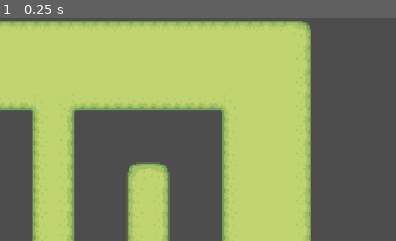
Above: before the commit, frame 1.
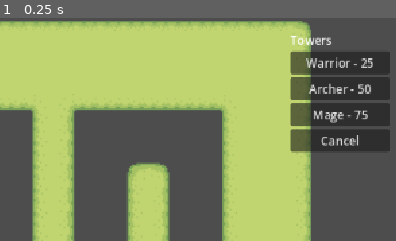
Above: after the commit, the same moment.

Repository: psvm203/rgb-defense
Game: Godot game, scene res://track/track.tscn
Two runs of this game, one before a commit and one after it. Both use one fixed random seed, a clock stepped at 60 frames per second and the inputs below.
Inputs:
- Up to frame 1 (0.25 s): no input
The pictures show only the part of the screen within x 50-100%, y 0-50%; the shares and areas given below are measured in that part.

The runs differ from the first frame. In frame 1, 9.8% of the frame differs, in the area x 73-99%, y 8-61%.

Commit message:
feat(tower): add tower selection UI with placement preview system
- Add ui/tower_panel with tower buttons (Warrior 25, Archer 50, Mage 75)
- Implement preview following mouse with grid snap
- Preview hidden on invalid positions (track, occupied, out of bounds)
- Fix grid snapping from roundi to floori for accurate cell boundaries
- Place towers via click with coin deduction and occupied cell tracking
- Right-click/ESC to cancel tower selection
- Towers added to "towers" group

Diff:
--- a/track/track.gd
+++ b/track/track.gd
@@ -45,10 +45,13 @@
 var _spawn_queue: Array[Vector3] = []
 var _spawn_timer: Timer
 var _mob_scene: PackedScene
+var _selected_tower_scene: PackedScene
+var _selected_tower_cost: int
+var _preview: Node2D
+var _occupied_cells: Array[Vector2i] = []
 
 
 func _ready() -> void:
-	set_process_input(true)
 	_setup_tilemap()
 	_setup_path()
 	_mob_scene = preload("res://mob/mob.tscn")
@@ -56,29 +59,52 @@
 	_spawn_timer.one_shot = false
 	_spawn_timer.timeout.connect(_on_spawn_timer_timeout)
 	add_child(_spawn_timer)
+
 	var hud_scene := preload("res://ui/hud.tscn")
 	add_child(hud_scene.instantiate())
+
+	var panel_scene := preload("res://ui/tower_panel.tscn")
+	var panel := panel_scene.instantiate()
+	panel.tower_selected.connect(_on_tower_selected)
+	panel.selection_cancelled.connect(_on_selection_cancelled)
+	add_child(panel)
+
 	GameState.wave_completed.connect(_on_wave_completed)
 
 
-func _input(event: InputEvent) -> void:
+func _process(_delta: float) -> void:
+	if not _preview:
+		return
+	var grid_pos := _mouse_to_grid()
+	if _is_grid_valid(grid_pos):
+		_preview.position = Vector2(grid_pos) * GRID_UNIT + HALF_GRID
+		_preview.visible = true
+	else:
+		_preview.visible = false
+
+
+func _unhandled_input(event: InputEvent) -> void:
 	if not (
 			event is InputEventMouseButton
 			and event.pressed
 			and event.button_index == MOUSE_BUTTON_LEFT
+			and _preview
 	):
 		return
-	_place_tower()
-
-
-func _place_tower() -> void:
+	_try_place_tower()
+
+
+func _mouse_to_grid() -> Vector2i:
 	var world_pos := get_global_mouse_position()
-	var grid_pos := Vector2i(
-		roundi(world_pos.x / GRID_UNIT),
-		roundi(world_pos.y / GRID_UNIT),
+	return Vector2i(
+		floori(world_pos.x / GRID_UNIT),
+		floori(world_pos.y / GRID_UNIT),
 	)
+
+
+func _is_grid_valid(grid_pos: Vector2i) -> bool:
 	if grid_pos.x < 0 or grid_pos.y < 0 or grid_pos.x >= MAP_SIZE.x or grid_pos.y >= MAP_SIZE.y:
-		return
+		return false
 
 	var track_cells := _get_track_cells()
 	var tile_x := grid_pos.x * 2
@@ -86,12 +112,48 @@
 	for tx in range(tile_x, tile_x + 2):
 		for ty in range(tile_y, tile_y + 2):
 			if track_cells.has(Vector2i(tx, ty)):
-				return
-
-	var tower_scene := preload("res://tower/mage/mage.tscn")
-	var tower := tower_scene.instantiate()
+				return false
+
+	if _occupied_cells.has(grid_pos):
+		return false
+
+	return true
+
+
+func _try_place_tower() -> void:
+	var grid_pos := _mouse_to_grid()
+	if not _is_grid_valid(grid_pos):
+		return
+	if not GameState.spend_coins(_selected_tower_cost):
+		return
+
+	var tower := _selected_tower_scene.instantiate()
 	tower.position = Vector2(grid_pos) * GRID_UNIT + HALF_GRID
+	tower.add_to_group("towers")
 	add_child(tower)
+	_occupied_cells.append(grid_pos)
+	_clear_selection()
+
+
+func _on_tower_selected(scene_path: String, cost: int) -> void:
+	_clear_selection()
+	_selected_tower_scene = load(scene_path)
+	_selected_tower_cost = cost
+	_preview = _selected_tower_scene.instantiate()
+	_preview.modulate.a = 0.5
+	_preview.process_mode = PROCESS_MODE_DISABLED
+	add_child(_preview)
+
+
+func _on_selection_cancelled() -> void:
+	_clear_selection()
+
+
+func _clear_selection() -> void:
+	if _preview:
+		_preview.queue_free()
+		_preview = null
+	_selected_tower_scene = null
 
 
 func _get_track_cells() -> Array[Vector2i]:
--- /dev/null
+++ b/ui/tower_panel.gd
@@ -0,0 +1,55 @@
+extends CanvasLayer
+
+signal tower_selected(scene_path: String, cost: int)
+signal selection_cancelled
+
+const TOWERS: Array[Dictionary] = [
+	{
+		name = "Warrior",
+		scene = "res://tower/warrior/warrior.tscn",
+		cost = 25,
+		color = Color(1.0, 0.2, 0.2),
+	},
+	{
+		name = "Archer",
+		scene = "res://tower/archer/archer.tscn",
+		cost = 50,
+		color = Color(0.2, 1.0, 0.2),
+	},
+	{
+		name = "Mage",
+		scene = "res://tower/mage/mage.tscn",
+		cost = 75,
+		color = Color(0.2, 0.2, 1.0),
+	},
+]
+
+var _buttons: Array[Button] = []
+
+
+func _ready() -> void:
+	_build_buttons()
+
+
+func _build_buttons() -> void:
+	for tower in TOWERS:
+		var btn := Button.new()
+		btn.text = "%s - %d" % [tower.name, tower.cost]
+		btn.pressed.connect(_on_tower_button_pressed.bind(tower.scene, tower.cost))
+		$Panel/VBox/TowerList.add_child(btn)
+		_buttons.append(btn)
+
+
+func _on_tower_button_pressed(scene_path: String, cost: int) -> void:
+	tower_selected.emit(scene_path, cost)
+
+
+func _on_cancel_pressed() -> void:
+	selection_cancelled.emit()
+
+
+func _input(event: InputEvent) -> void:
+	if event is InputEventMouseButton and event.button_index == MOUSE_BUTTON_RIGHT:
+		_on_cancel_pressed()
+	if event is InputEventKey and event.keycode == KEY_ESCAPE and event.pressed:
+		_on_cancel_pressed()
--- /dev/null
+++ b/ui/tower_panel.tscn
@@ -0,0 +1,38 @@
+[gd_scene format=3 uid="uid://ctqiheha25zh1p"]
+
+[ext_resource type="Script" uid="uid://ceat699gzwpk0q" path="res://ui/tower_panel.gd" id="1_panel"]
+
+[node name="TowerPanel" type="CanvasLayer"]
+script = ExtResource("1_panel")
+
+[node name="Panel" type="MarginContainer" parent="."]
+layout_mode = 1
+anchors_preset = 4
+anchor_left = 1.0
+anchor_top = 0.0
+anchor_right = 1.0
+anchor_bottom = 0.0
+offset_left = -160.0
+offset_top = 10.0
+offset_right = -10.0
+offset_bottom = 200.0
+grow_horizontal = 0
+grow_vertical = 1
+theme_override_constants/margin_left = 8
+theme_override_constants/margin_top = 8
+theme_override_constants/margin_right = 8
+theme_override_constants/margin_bottom = 8
+
+[node name="VBox" type="VBoxContainer" parent="Panel"]
+layout_mode = 2
+
+[node name="Title" type="Label" parent="Panel/VBox"]
+layout_mode = 2
+text = "Towers"
+
+[node name="TowerList" type="VBoxContainer" parent="Panel/VBox"]
+layout_mode = 2
+
+[node name="CancelBtn" type="Button" parent="Panel/VBox"]
+layout_mode = 2
+text = "Cancel"
Not shown, added: ui/tower_panel.gd.uid
